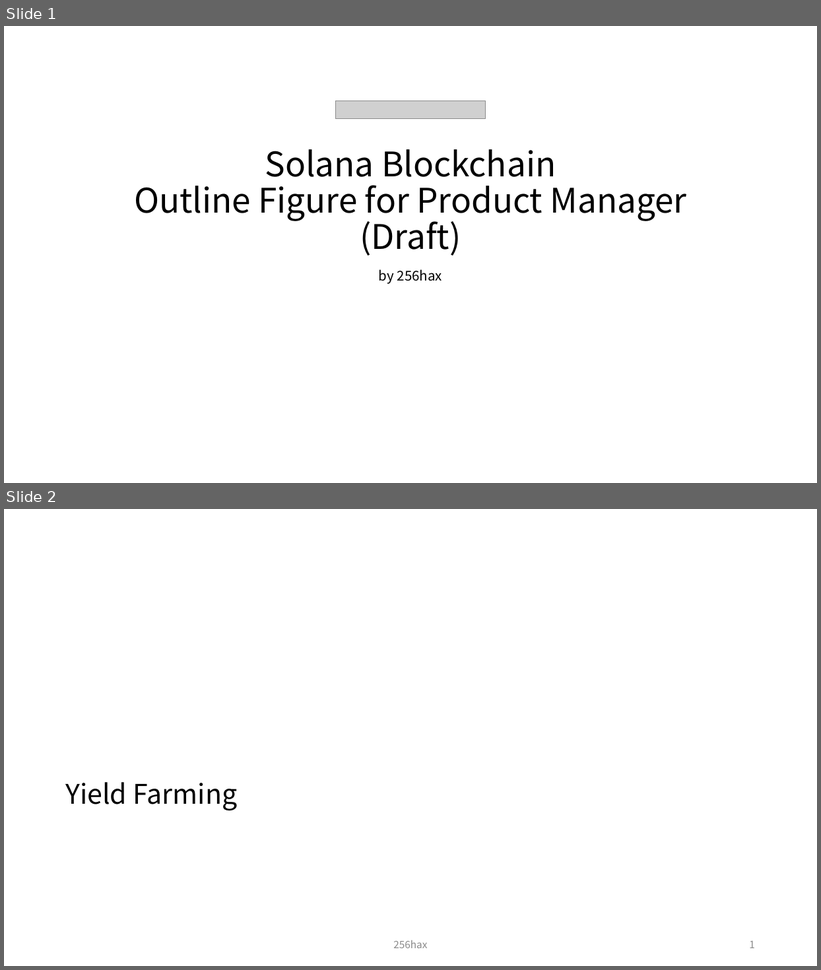
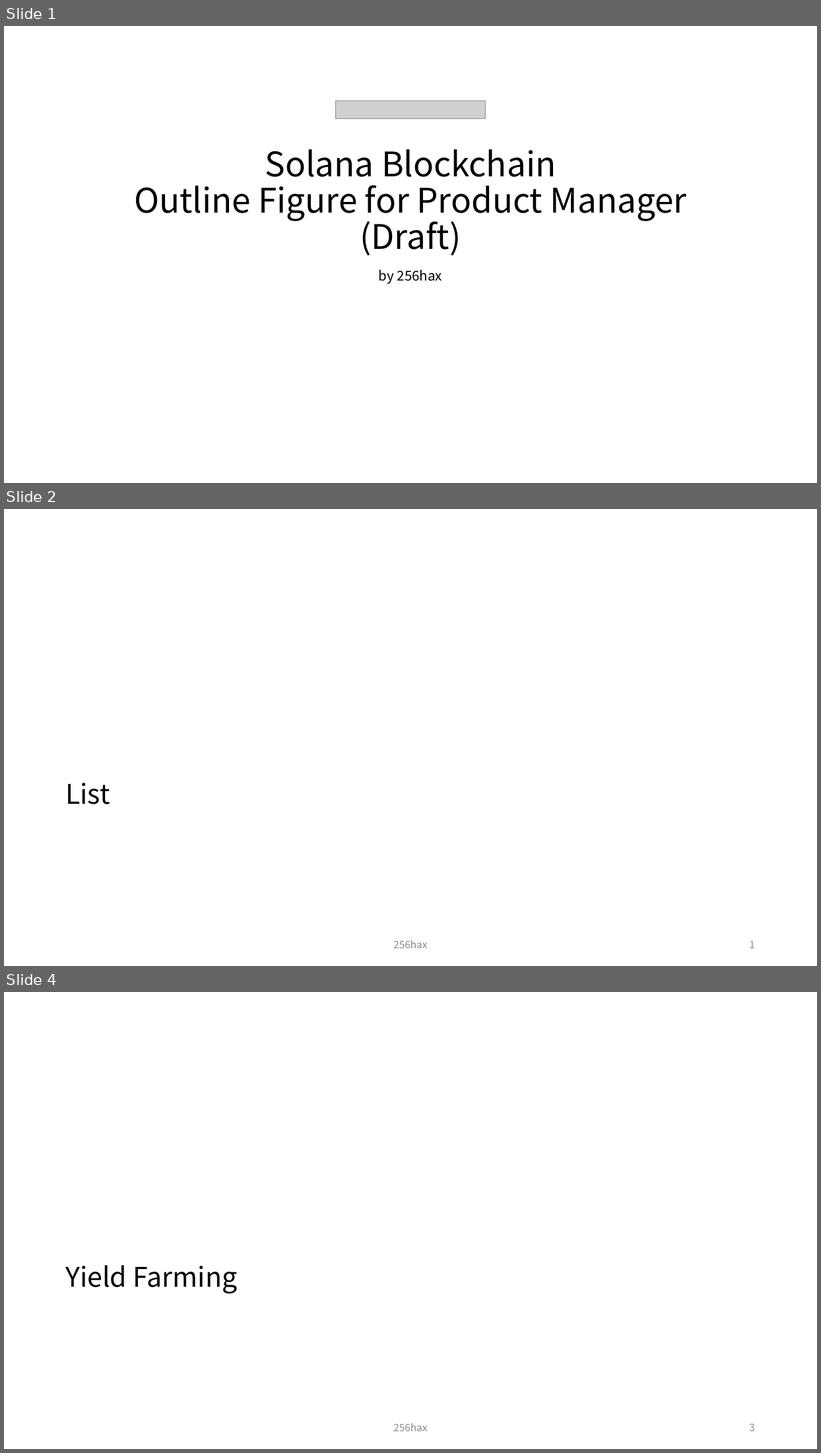
Before and after one commit to SmartGru25/Solana-React-Minimal, a slide deck: docs/Solana_Blockchain_Outline_Figure.pptx. Shown one above the other, each under a label of ours: slides 1 and 2 before the commit, slides 1, 2 and 4 after it; the slides between them are not shown. The pictures are 821x970 and 821x1453 pixels, drawn with LibreOffice and Linux fonts; fonts in the diff are those of the drawing; grey boxes stand for pictures. Boxes give left, top, right and bottom in pixels: in the first picture for what was removed or moved away, otherwise in the second. Text is boxed around its words. In the diff, an @@ line names an element or a change of style, - is before the commit and + after.

```diff
--- a/docs/Solana_Blockchain_Outline_Figure.pptx
+++ b/docs/Solana_Blockchain_Outline_Figure.pptx
@@ slide 2 added at [4, 509, 817, 966], background #FFFFFF @@
@@ title added at [65, 783, 110, 805], 32 pt, text #000000 @@
+List
@@ text added at [393, 941, 427, 949], 12 pt, text #8C8C8C @@
+256hax
@@ page number added at [749, 941, 755, 949], 12 pt, text #8C8C8C @@
+1
@@ what was slide 2 is now slide 4 @@
@@ page number at [749, 1424, 755, 1432]: text changed @@
-1
+3
```
Also in this commit, not shown: 4 slides changed, 1 other slide added.
